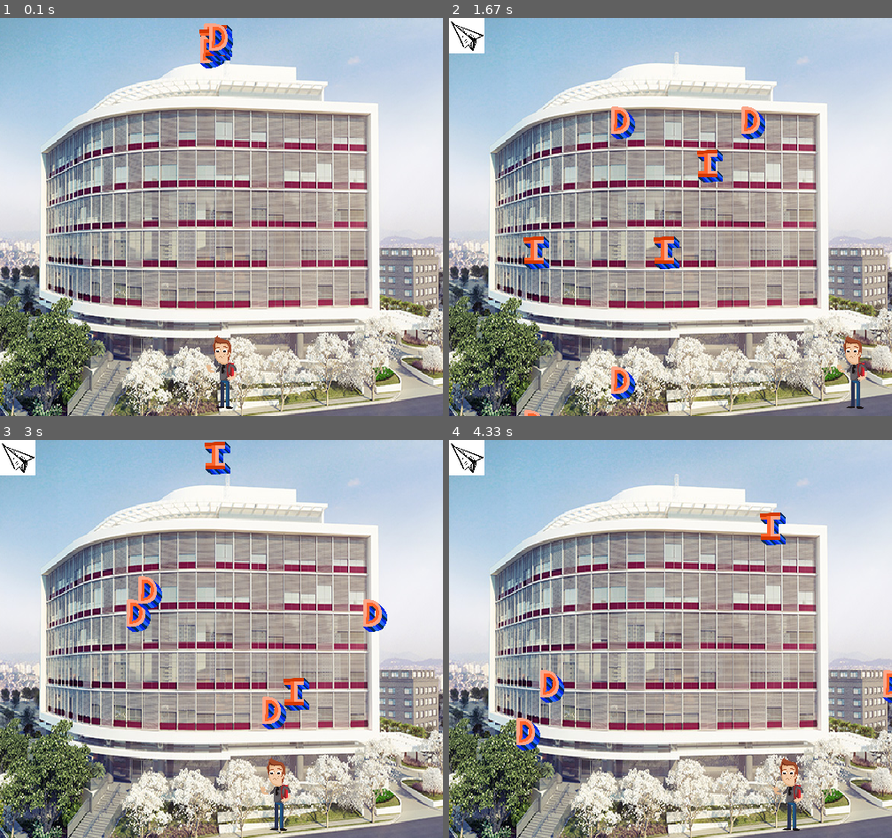
Above: before the commit, frames 1-4 (two rows, left to right).
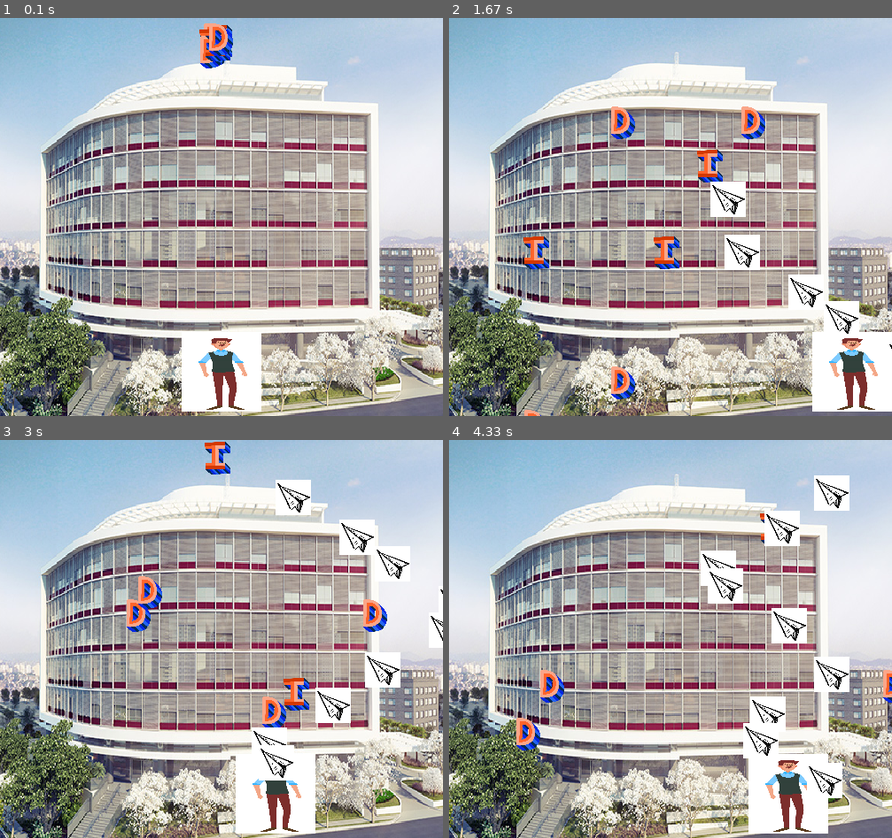
Above: after the commit, the same moments.

Repository: HudsonArauj/jogo_pygame
Game: pygame game, started from jogo_1.py
The game is run twice, just before and just after one commit, with the same random seed, the same clock (stepped at 60 frames per second) and the same inputs.
Inputs:
- Up to frame 1 (0.1 s): no input
- Up to frame 2 (1.67 s): tap Space at 0.33, 0.73, 1.03, 1.23, 1.53 s; hold Right 0.67-1.13 s; hold Right 1.17-1.63 s
- Up to frame 3 (3 s): hold Left 1.67-2.2 s; tap Space at 1.73, 2.03, 2.3, 2.6, 2.73 s; hold Left 2.23-2.63 s; hold Right from 2.67 s (still down)
- Up to frame 4 (4.33 s): tap Space at 3.03, 3.4, 3.7, 3.9, 4.2 s; release Right at 3.3 s; hold Left 3.33-3.8 s; hold Right 3.83-4.3 s

The runs differ from the first frame. In frame 1, 3.1% of the frame differs, in the area x 41-59%, y 79-99%; in frame 2, 6.5%; in frame 3, 6.9%; in frame 4, 9.0%, in the area x 0-91%, y 0-99%.

Commit message:
Arrumei a lançamento do aviao

Diff:
--- a/jogo_1.py
+++ b/jogo_1.py
@@ -27,7 +27,7 @@
 letra_D_imagem = pygame.image.load('imagens/letra_d.png').convert_alpha()
 letra_I_imagem = pygame.transform.scale(letra_I_imagem, (comprimento_letras, altura_letras))
 letra_D_imagem = pygame.transform.scale(letra_D_imagem, (comprimento_letras, altura_letras))
-jogador_imagem = pygame.image.load('imagens/player2.png').convert_alpha()
+jogador_imagem = pygame.image.load('imagens/prof1.png').convert_alpha()
 jogador_imagem = pygame.transform.scale(jogador_imagem, (comprimento_jogador, altura_jogador))
 aviao_imagem = pygame.image.load('imagens/aviao_branco.png').convert_alpha()
 aviao_imagem = pygame.transform.scale(aviao_imagem, (comprimento_letras, altura_letras))
@@ -79,7 +79,7 @@
             self.rect.left = 0
 
     def lancamento(self):
-        novo_aviao = Aviao(self.aviao_imagem,(comprimento + comprimento_jogador/2),(altura - altura_jogador/2))
+        novo_aviao = Aviao(self.aviao_imagem, (self.rect.y+altura_jogador/3),  self.rect.right)
         self.todos_elementos.add(novo_aviao)
         self.todos_avioes.add(novo_aviao)
 
@@ -88,13 +88,13 @@
         pygame.sprite.Sprite.__init__(self)
         self.image = img
         self.rect = self.image.get_rect()
-        self.y = posicao_y
-        self.x = posicao_x
+        self.rect.y = posicao_y
+        self.rect.x = posicao_x
         self.speedy = -5
 
     def update(self):
-        self.y += self.speedy
-        if self.y < 0:
+        self.rect.y += self.speedy
+        if self.rect.y < 0:
             self.kill()
 
 
